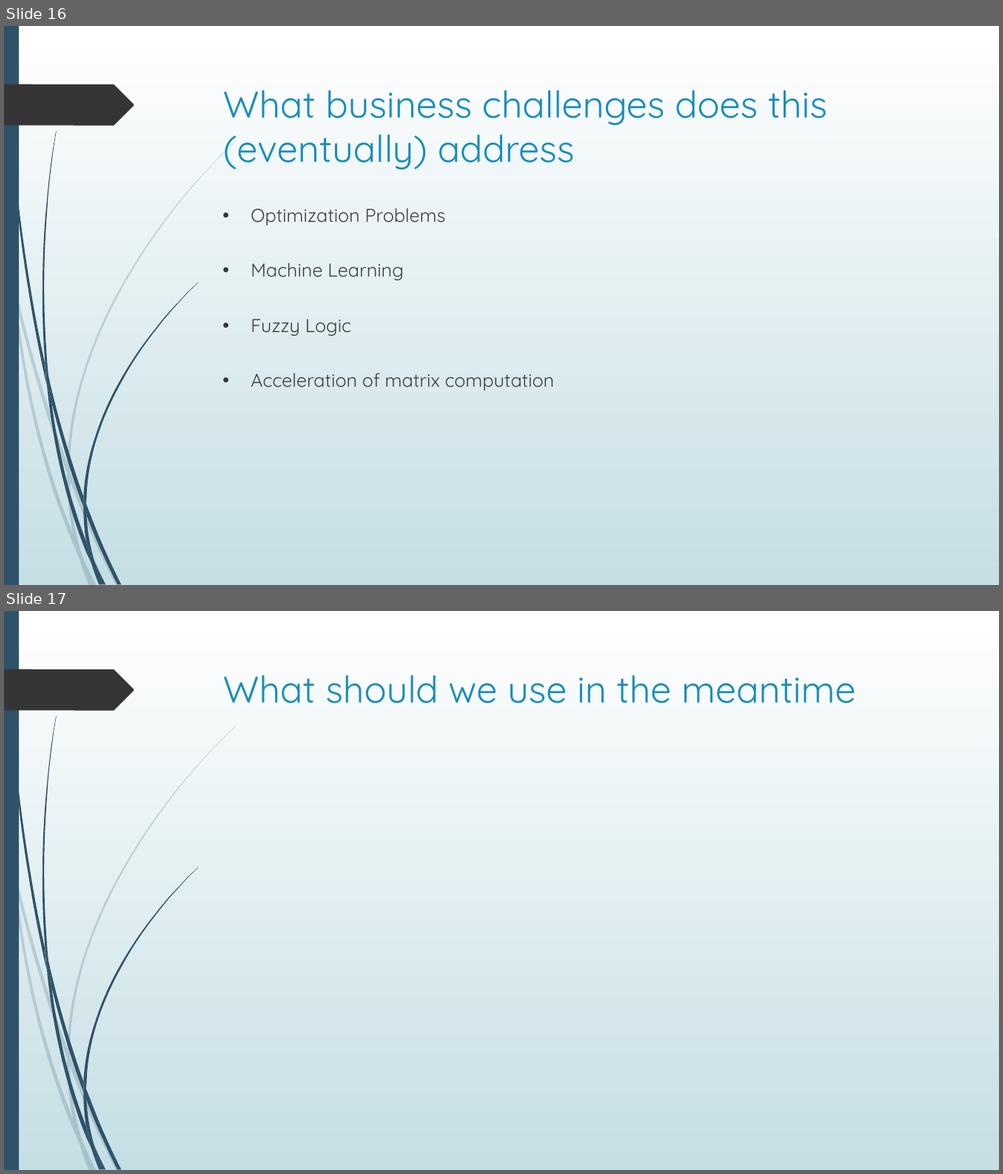
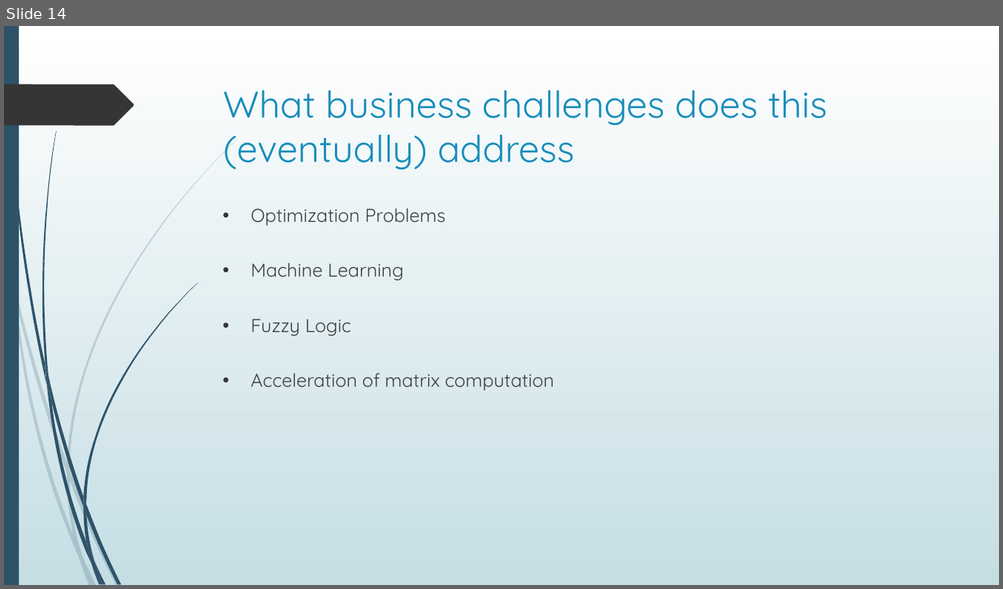
Before and after one commit to dr-natetorious/TIM-7020-Database_and_Business_Intelligence, a slide deck: Week6_CuttingEdge_Proposal/BachmeierNTIM7020-6.pptx. Shown one above the other, each under a label of ours: slides 16 and 17 before the commit, slide 14 after it. The pictures are 1003x1174 and 1003x589 pixels, drawn with LibreOffice and Linux fonts; fonts in the diff are those of the drawing. Boxes give left, top, right and bottom in pixels: in the first picture for what was removed or moved away, otherwise in the second. Text is boxed around its words. In the diff, an @@ line names an element or a change of style, - is before the commit and + after.

```diff
--- a/Week6_CuttingEdge_Proposal/BachmeierNTIM7020-6.pptx
+++ b/Week6_CuttingEdge_Proposal/BachmeierNTIM7020-6.pptx
@@ slide 17 removed at (x1=4, y1=611, x2=999, y2=1170), background gradient #FFFFFF to #C5DEE5; not listed: 24 template elements that a slide beside it also shows @@
@@ title removed at (x1=223, y1=675, x2=855, y2=703) @@
-What should we use in the meantime
@@ what was slide 16 is now slide 14 @@
```
Also in this commit, not shown: 3 slides changed, 4 other slides removed, 1 other file.
